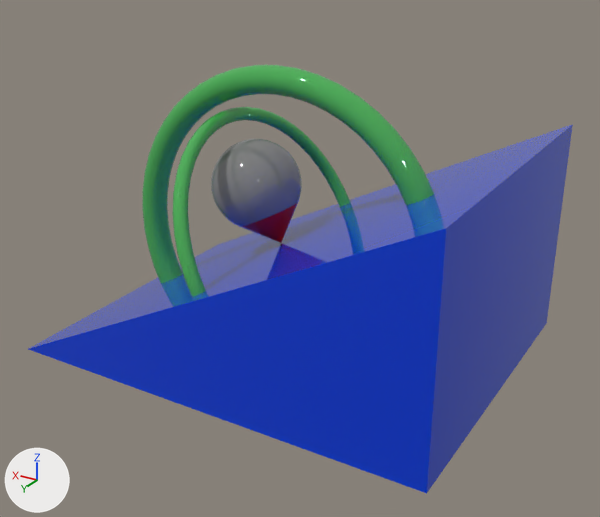
The glTF model static/models/Wedge_Torus_Cone_Sphere.glb: old version first, new version second.
Camera for both pictures: a 50 mm lens placed at (-0.0425, 0.153, 0.0976), pointed at (0.0496, -0.0005, 0.0209). Lighting does not change. The marker at lower left points along +X, +Y and +Z. Where no turn or scale is listed for an object, it has been applied to the vertices. Vertices at the same position are counted once.

The scene before the commit, as lines of its bpy script (objects in view):
```python
me_mesh_0 = bpy.data.meshes.new('Mesh_0')
me_mesh_0.from_pydata(...)  # 106 vertices, 112 faces; spans x 0.0..0.1016, y -0.0381..0.0381, z 0.0..0.0508
me_mesh_0.materials.append(mat_blue_medium_gloss_plastic)  # blue #003cd7
me_mesh_1 = bpy.data.meshes.new('Mesh_1')
me_mesh_1.from_pydata(...)  # 1200 vertices, 2304 faces; spans x 0.0175..0.0956, y -0.0333..0.0333, z 0.0051..0.0649
me_mesh_1.materials.append(mat_green_medium_gloss_plastic)  # green #49ae55
me_mesh_2 = bpy.data.meshes.new('Mesh_2')
me_mesh_2.from_pydata(...)  # 893 vertices, 1708 faces; spans x 0.0505..0.0716, y -0.0105..0.0105, z 0.0269..0.0474
me_mesh_2.materials.append(mat_light_grey_high_gloss_plastic)  # grey #878787
me_mesh_3 = bpy.data.meshes.new('Mesh_3')
me_mesh_3.from_pydata(...)  # 77 vertices, 76 faces; spans x 0.05107..0.06438, y -0.00744..0.00744, z 0.0236..0.03358
me_mesh_3.materials.append(mat_red_medium_gloss_plastic)  # red #b61313
ob_part_10 = bpy.data.objects.new('Part 10', me_mesh_2)
ob_part_10.location = (0.0, 0.0, 0.0003)
ob_part_11 = bpy.data.objects.new('Part 11', me_mesh_3)
ob_part_11.location = (0.0, 0.0, 0.0003)
ob_part_8 = bpy.data.objects.new('Part 8', me_mesh_0)
ob_part_8.location = (0.0, 0.0, 0.0003)
ob_part_9 = bpy.data.objects.new('Part 9', me_mesh_1)
ob_part_9.location = (0.0, 0.0, 0.0003)
```
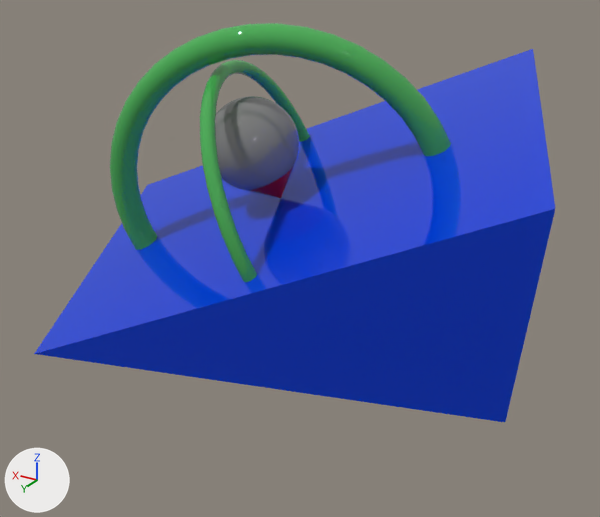
The change in detail:
me_mesh_1 is used by ob_part_9; location (0.0, 0.0, 0.0003).
me_mesh_1 had 1200 vertices, 2304 faces and spanned x 0.0175..0.0956, y -0.0333..0.0333, z 0.0051..0.0649.
me_mesh_1 now has 1056 vertices, 2016 faces and spans x 0.019..0.0947, y -0.0329..0.0301, z 0.0077..0.0643.
me_mesh_1 part 1: the loose piece of 624 vertices spanning x 0.0175..0.0956, y -0.0032..0.0032, z 0.0051..0.0649 is rebuilt with 552 vertices and now spans x 0.019..0.0947, y -0.0148..0.016, z 0.0077..0.0643.
me_mesh_1 part 2: the loose piece of 576 vertices spanning x 0.053..0.0701, y -0.0333..0.0333, z 0.0229..0.0535 is rebuilt with 504 vertices and now spans x 0.0434..0.0719, y -0.0329..0.0301, z 0.0169..0.0546.
Mesh me_mesh_3_1 is new.
It has 77 vertices, 76 faces and spans x 0.05098..0.06515, y -0.00703..0.00715, z 0.02372..0.03363.
It uses material mat_red_medium_gloss_plastic (red #b61313).
Mesh me_mesh_2_1 is new.
It has 893 vertices, 1708 faces and spans x 0.0498..0.0708, y -0.0082..0.0128, z 0.0272..0.0477.
It uses material mat_light_grey_high_gloss_plastic (grey #878787).
Mesh me_mesh_0_1 is new.
It has 102 vertices, 112 faces and spans x -0.0113..0.1158, y -0.0606..0.0461, z -0.01..0.0544.
It uses material mat_blue_medium_gloss_plastic (blue #003cd7).
Object 'Part 8' (ob_part_8) is deleted.
Object 'Part 9' (ob_part_9) moves from (0.0, 0.0, 0.0003) to (0.0, 0.0, 0.0103).
Object 'Part 10' (ob_part_10) is deleted.
Object 'Part 11' (ob_part_11) is deleted.
Object 'Part 4' (ob_part_4) is new; it shows me_mesh_3_1.
Its location is (0.0, 0.0, 0.0103).
Object 'Part 3' (ob_part_3) is new; it shows me_mesh_2_1.
Its location is (0.0, 0.0, 0.0103).
Object 'Part' (ob_part) is new; it shows me_mesh_0_1.
Its location is (0.0, 0.0, 0.0103).

Where the change shows, as pixel boxes [x1, y1, x2, y2] in the pictures (600 x 517 px):
'Part', added (blue): after [34, 49, 555, 422]
'Part 8', deleted (blue): before [28, 124, 573, 493]
'Part 9', reshaped, moved (17% wider, 12% taller): before [142, 65, 434, 297]; after [110, 23, 451, 282]
'Part 3', added: after [215, 96, 299, 190]
'Part 10', deleted: before [211, 139, 302, 227]
'Part 11', deleted (red): before [242, 203, 298, 243]
'Part 4', added: after [245, 166, 294, 198]
part 1 of me_mesh_1, rebuilt (17% wider): before [142, 65, 434, 283]; after [110, 23, 451, 250]
part 2 of me_mesh_1, rebuilt (38% narrower, 17% taller): before [172, 107, 350, 297]; after [200, 60, 310, 282]
